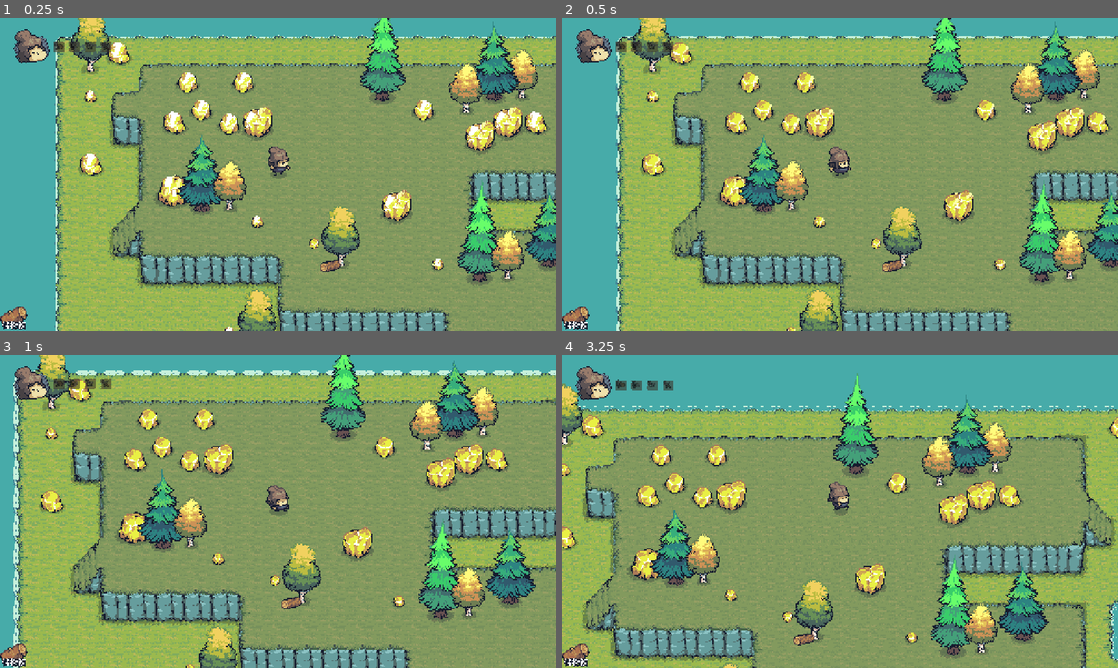
Above: before the commit, frames 1-4 (two rows, left to right).
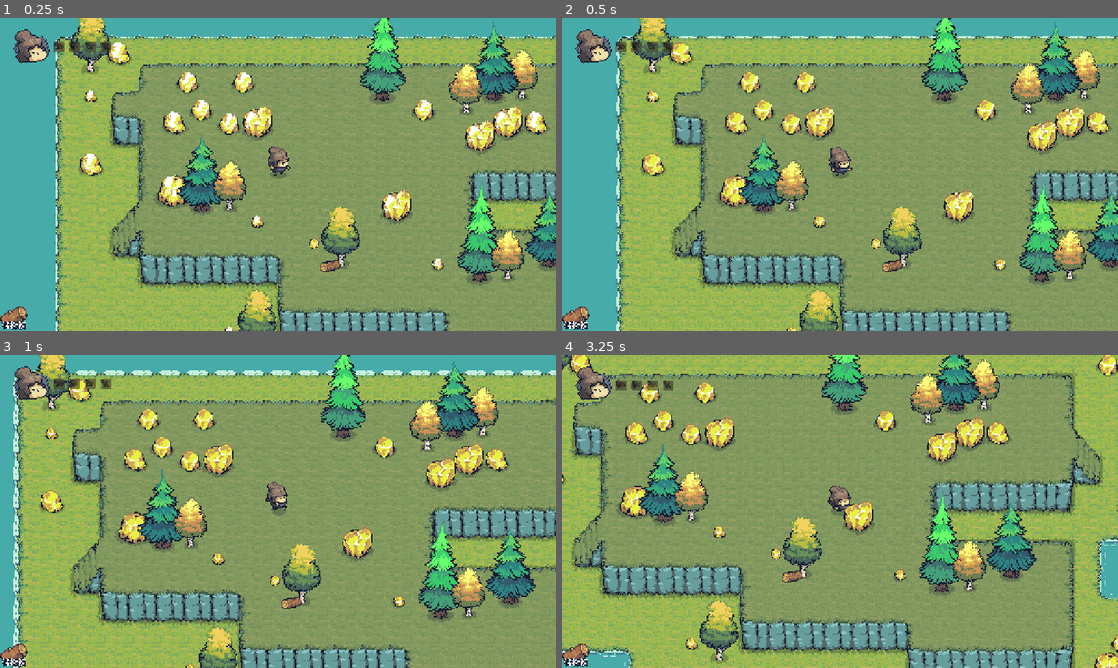
Above: after the commit, the same moments.

Repository: yujingzhi/tinyswords-game-0-8
Game: Godot game, scene res://Interface/Interface.tscn
The game is run twice, just before and just after one commit, with the same random seed, the same clock (stepped at 60 frames per second) and the same inputs.
Inputs (mouse positions are in pixels of both pictures, inside the frame that each line leads up to):
- Up to frame 1 (0.25 s): no input
- Up to frame 2 (0.5 s): no input
- Up to frame 3 (1 s): move the mouse to (400, 495) at 0.52 s; press the mouse at (400, 495) at 0.53 s; hold Right (move_right) from 0.53 s (still down)
- Up to frame 4 (3.25 s): move the mouse to (728, 527) at 1.27 s; release Right (move_right) at 1.28 s; release the mouse at (728, 527) at 1.28 s; hold S (move_down) 1.28-2.03 s; click (728, 527) at 1.35 s; move the mouse to (895, 442) at 2.02 s; hold Right (move_right) 2.03-2.78 s; hold Mouse wheel down (scroll_down) 2.03-2.78 s; click (895, 442) at 2.3 s; move the mouse to (812, 574) at 2.77 s; hold Up (move_up) from 2.78 s (still down); tap Mouse wheel up (scroll_up) at 2.85 s; click (812, 574) at 3.05 s

Frame 1 is identical in both runs. In frame 2, 0.1% of the frame differs, in the area x 47-53%, y 41-50%; in frame 3, 0.2%; in frame 4, 70%, in the area x 0-100%, y 0-100%.

Commit message:
14
攻击掉落问题：攻击gold掉落生成的是wood。
拾取问题：掉落在地上无法拾取。
走路音效：丢失
走路正常，攻击动画正常，切换武器正常。

Diff:
--- a/tinyswords-0-0-8/CharacterBase/character_base.gd
+++ b/tinyswords-0-0-8/CharacterBase/character_base.gd
@@ -1,24 +1,23 @@
 extends CharacterBody2D
-class_name CharacterBase # 注册为全局基类，方便 Player 等子类继承
+class_name CharacterBase
 
 # ==========================================
 # ⚙️ 1. 编辑器配置区域 (Exports)
 # ==========================================
 @export_category("Node References")
-@export var sprite: Sprite2D = null           # 务必在检查器拖入 Sprite2D
-@export var animation_player: AnimationPlayer = null # 务必在检查器拖入 AnimationPlayer
+@export var sprite: Sprite2D = null
+@export var animation_player: AnimationPlayer = null
 
 @export_category("Movement & Stats")
-@export var move_speed: float = 200.0         # 移动速度
-# 💡 引擎哲学：暴露资源路径，方便后续如果换了文件夹，不用改代码
+@export var move_speed: float = 200.0
 @export_dir var texture_folder_path: String = "res://CharacterBase"
 
 @export_category("Audio SFX")
-@export var sfx_wood: AudioStream             # 砍树交互音效
-@export var sfx_stone: AudioStream            # 挖矿交互音效
-@export var sfx_heavy: AudioStream            # 沉重武器切换音效 (锤子)
-@export var sfx_sharp: AudioStream            # 清脆利器切换音效 (斧、镐、刀)
-@export var sfx_hand: AudioStream             # 空手切换音效
+@export var sfx_wood: AudioStream
+@export var sfx_stone: AudioStream
+@export var sfx_heavy: AudioStream
+@export var sfx_sharp: AudioStream
+@export var sfx_hand: AudioStream
 
 # ==========================================
 # 🔗 2. 内部节点与状态变量
@@ -32,45 +31,47 @@
 var current_weapon_suffix: String = ""
 const MAX_WEAPON_COUNT: int = 4
 
-# --- 🏃‍♂️ 角色状态机 ---
-var current_state: String = "Idle" # 可选状态: "Idle", "Run", "Attack"
-var current_texture_path: String = "" # 性能优化：缓存当前图片路径，防止每帧重复加载
+# --- 🏃‍♂️ 角色状态机 (回归原版逻辑) ---
+var is_attacking: bool = false
+
+# 💡 极简派性能黑魔法：缓存字典，防止每帧读取硬盘
+var texture_cache: Dictionary = {}
 
 # ==========================================
 # 🚀 3. 生命周期与输入中枢
 # ==========================================
 func _ready() -> void:
-	# 游戏开始时，默认空手并刷新 UI
 	_update_weapon_state()
-
-	# ⚠️ 防错：确保一开始攻击判定框是关闭的
 	if attack_area_collision:
 		attack_area_collision.disabled = true
 
+	# 🌟 导师神识修正：用代码强制连接信号，防止你在编辑器里忘记连线导致卡死！
+	if animation_player:
+		if not animation_player.animation_finished.is_connected(_on_animation_player_animation_finished):
+			animation_player.animation_finished.connect(_on_animation_player_animation_finished)
+
 func _unhandled_input(event: InputEvent) -> void:
-	# 只有在非攻击状态下，才允许切换武器
-	if current_state == "Attack": return
-
-	# 【按键切换】
+	# 🚧 状态锁：正在攻击时，无视切换武器的指令
+	if is_attacking: return
+
 	if event.is_action_pressed("weapon_1"): _toggle_weapon(0)
 	elif event.is_action_pressed("weapon_2"): _toggle_weapon(1)
 	elif event.is_action_pressed("weapon_3"): _toggle_weapon(2)
 	elif event.is_action_pressed("weapon_4"): _toggle_weapon(3)
 
-	# 【滚轮切换】
 	elif event.is_action_pressed("scroll_up"): _cycle_weapon(1)
 	elif event.is_action_pressed("scroll_down"): _cycle_weapon(-1)
 
-	# 【攻击触发】(假设你绑定了鼠标左键为 attack)
+	# 允许连击打断 (保留原版的清爽手感)
 	elif event.is_action_pressed("attack") and current_weapon_index != -1:
 		_start_attack()
 
 # ==========================================
-# 🔄 4. 武器切换逻辑 (高内聚)
+# 🔄 4. 武器切换逻辑
 # ==========================================
 func _toggle_weapon(target_index: int) -> void:
 	if current_weapon_index == target_index:
-		current_weapon_index = -1 # 收起武器
+		current_weapon_index = -1
 	else:
 		current_weapon_index = target_index
 	_update_weapon_state()
@@ -87,24 +88,11 @@
 	get_tree().call_group("interface", "update_weapon_indicator", current_weapon_index)
 
 	match current_weapon_index:
-		-1:
-			current_weapon_suffix = ""
-			_play_sfx(sfx_hand)
-		0:
-			current_weapon_suffix = "_Hammer"
-			_play_sfx(sfx_heavy)
-		1:
-			current_weapon_suffix = "_Axe"
-			_play_sfx(sfx_sharp)
-		2:
-			current_weapon_suffix = "_Knife"
-			_play_sfx(sfx_sharp)
-		3:
-			current_weapon_suffix = "_Pickaxe"
-			_play_sfx(sfx_sharp)
-
-	# 武器改变后，立刻刷新一次画面表现
-	_refresh_visuals()
+		-1: current_weapon_suffix = ""; _play_sfx(sfx_hand)
+		0: current_weapon_suffix = "_Hammer"; _play_sfx(sfx_heavy)
+		1: current_weapon_suffix = "_Axe"; _play_sfx(sfx_sharp)
+		2: current_weapon_suffix = "_Knife"; _play_sfx(sfx_sharp)
+		3: current_weapon_suffix = "_Pickaxe"; _play_sfx(sfx_sharp)
 
 func _play_sfx(stream: AudioStream) -> void:
 	if fx_audio and stream:
@@ -112,112 +100,108 @@
 		fx_audio.play()
 
 # ==========================================
-# 🏃‍♂️ 5. 物理移动与状态判定
+# 🏃‍♂️ 5. 物理移动与渲染引擎 (完美融合)
 # ==========================================
 func _physics_process(_delta: float) -> void:
-	# 💡 极简状态机：如果正在攻击，禁止移动！
-	if current_state == "Attack":
+	# --- 1. 移动逻辑 ---
+	if is_attacking:
 		velocity = Vector2.ZERO
-		move_and_slide()
-		return
-
-	# 获取输入向量
-	var direction := Input.get_vector("ui_left", "ui_right", "ui_up", "ui_down")
-	velocity = direction * move_speed
+	else:
+		# ⚠️ 破案了：你之前用的是 move_left 等自定义按键，而不是 ui_left！
+		var direction: Vector2 = Input.get_vector("move_left", "move_right", "move_up", "move_down")
+		if direction != Vector2.ZERO:
+			velocity = direction * move_speed
+		else:
+			velocity = Vector2.ZERO
+
 	move_and_slide()
 
-	# 判定当前的运动状态
-	if velocity.length() > 0:
-		current_state = "Run"
-		if sprite: sprite.flip_h = velocity.x < 0
+	# --- 2. 状态与动画名推演 ---
+	var state_name = "Idle"
+	var file_prefix = "Idle"
+	var target_hframes = 8
+
+	if is_attacking:
+		file_prefix = "Interact"
+		if "_Hammer" in current_weapon_suffix:
+			state_name = "Attack_Hammer_3f"; target_hframes = 3
+		elif "_Knife" in current_weapon_suffix:
+			state_name = "Attack_Knife_4f"; target_hframes = 4
+		elif "_Axe" in current_weapon_suffix:
+			state_name = "Attack_Axe_6f"; target_hframes = 6
+		elif "_Pickaxe" in current_weapon_suffix:
+			state_name = "Attack_Pickaxe_6f"; target_hframes = 6
+		else:
+			state_name = "Attack_Axe_6f"; target_hframes = 6
+
+	elif velocity != Vector2.ZERO:
+		state_name = "Run"
+		file_prefix = "Run"
+		target_hframes = 6
+		# 🟢 完美继承原版的左右翻转逻辑
+		if velocity.x < 0: sprite.flip_h = true
+		elif velocity.x > 0: sprite.flip_h = false
 	else:
-		current_state = "Idle"
-
-	# 每帧调用视觉刷新（内部有性能锁，不用担心掉帧）
-	_refresh_visuals()
-
-# ==========================================
-# 🎨 6. 动态渲染引擎 (核心神识)
-# ==========================================
-func _refresh_visuals() -> void:
-	if not sprite or not animation_player: return
-
-	var file_prefix: String = "Idle"
-	var anim_name: String = "Idle"
-	var target_hframes: int = 8
-
-	# 🟢 根据当前状态，推演对应的图片前缀、动画名和帧数
-	if current_state == "Attack":
-		file_prefix = "Interact" # Tiny Swords 的攻击图叫 Interact
-		if "_Hammer" in current_weapon_suffix:
-			anim_name = "Attack_Hammer_3f"; target_hframes = 3
-		elif "_Knife" in current_weapon_suffix:
-			anim_name = "Attack_Knife_4f"; target_hframes = 4
-		elif "_Axe" in current_weapon_suffix:
-			anim_name = "Attack_Axe_6f"; target_hframes = 6
-		elif "_Pickaxe" in current_weapon_suffix:
-			anim_name = "Attack_Pickaxe_6f"; target_hframes = 6
-
-	elif current_state == "Run":
-		file_prefix = "Run"
-		anim_name = "Run"
-		target_hframes = 6
-
-	else: # Idle
+		state_name = "Idle"
 		file_prefix = "Idle"
-		anim_name = "Idle"
 		target_hframes = 8
 
-	# 🌟 性能极简派：拼凑目标图片路径
-	# 格式如：res://CharacterBase/Pawn_Run_Axe.png
+	# --- 3. 防错：调整贴图帧数 ---
+	if sprite.hframes != target_hframes:
+		sprite.frame = 0
+		sprite.hframes = target_hframes
+
+	# --- 4. 播放动画 & 动态调速 ---
+	if animation_player.has_animation(state_name):
+		if animation_player.current_animation != state_name:
+			animation_player.play(state_name)
+
+			# 🟢 继承原版的神来之笔：攻击时 2倍速，收刀时恢复！
+			if "Attack" in state_name:
+				animation_player.speed_scale = 2.0
+			else:
+				animation_player.speed_scale = 1.0
+
+	# --- 5. 强力镇压级：缓存与换图引擎 ---
 	var target_texture_path = texture_folder_path + "/Pawn_" + file_prefix + current_weapon_suffix + ".png"
-
-	# 🔒 性能锁：只有当需要更换的图片路径，和当前路径【不一样】时，才去读内存/硬盘！
-	if current_texture_path != target_texture_path:
+	if not texture_cache.has(target_texture_path):
 		if ResourceLoader.exists(target_texture_path):
-			sprite.texture = load(target_texture_path)
-			sprite.hframes = target_hframes
-			sprite.frame = 0 # ⚠️ 致命防错：换图片必须归零帧，否则数组越界
-			current_texture_path = target_texture_path
+			texture_cache[target_texture_path] = load(target_texture_path)
 		else:
-			printerr("❌ 渲染错误！找不到图片: ", target_texture_path)
-
-	# 确保动画在播放正确的那一个
-	if animation_player.has_animation(anim_name):
-		if animation_player.current_animation != anim_name:
-			animation_player.play(anim_name)
-
-# ==========================================
-# ⚔️ 7. 攻击行为控制
+			return # 找不到图片就不换，防止崩溃
+
+	var target_tex = texture_cache[target_texture_path]
+	if sprite.texture != target_tex:
+		sprite.texture = target_tex
+
+# ==========================================
+# ⚔️ 6. 攻击行为控制
 # ==========================================
 func _start_attack() -> void:
-	current_state = "Attack"
+	is_attacking = true
 	if attack_area_collision:
-		attack_area_collision.disabled = false # 开启伤害判定框
-	_refresh_visuals()
-
-# ⚠️ 必须连接 AnimationPlayer 的 animation_finished 信号到这个函数！
+		attack_area_collision.disabled = false
+
 func _on_animation_player_animation_finished(anim_name: StringName) -> void:
 	if "Attack" in anim_name:
-		current_state = "Idle" # 攻击结束，恢复站立状态
+		is_attacking = false
 		if attack_area_collision:
-			attack_area_collision.disabled = true # 关闭伤害判定框
-
-# ==========================================
-# 💥 8. 伤害与物理碰撞 (向外输出神识)
+			attack_area_collision.disabled = true
+
+# ==========================================
+# 💥 7. 伤害与物理碰撞
 # ==========================================
 func _on_area_attack_body_entered(body: Node2D) -> void:
-	# 💡 极简派【鸭子类型 Duck Typing】哲学：
-	# 我们不管碰到的是树、是石头还是敌人。
-	# 只要这个物体身上有 `update_health` 这个函数，我们就认定它可以被伤害！
+	# 🟢 排除干扰：不打自己，也不打地形 UI
+	if body is TileMapLayer or body.is_in_group("player") or body.name == "Player":
+		return
+
 	if body.has_method("update_health"):
-
-		# 假设基础伤害是 1 (以后可以根据手里拿的武器种类改成不同的伤害)
 		var damage = 1
 		body.update_health(damage)
 
-		# ✨ 进阶手感：播放砍中物体的反馈音效
+		# 音效反馈
 		if "_Axe" in current_weapon_suffix or "_Hammer" in current_weapon_suffix:
-			_play_sfx(sfx_wood) # 砍中木头的闷响
+			_play_sfx(sfx_wood)
 		elif "_Pickaxe" in current_weapon_suffix:
-			_play_sfx(sfx_stone) # 敲击石头的清脆声
+			_play_sfx(sfx_stone)
